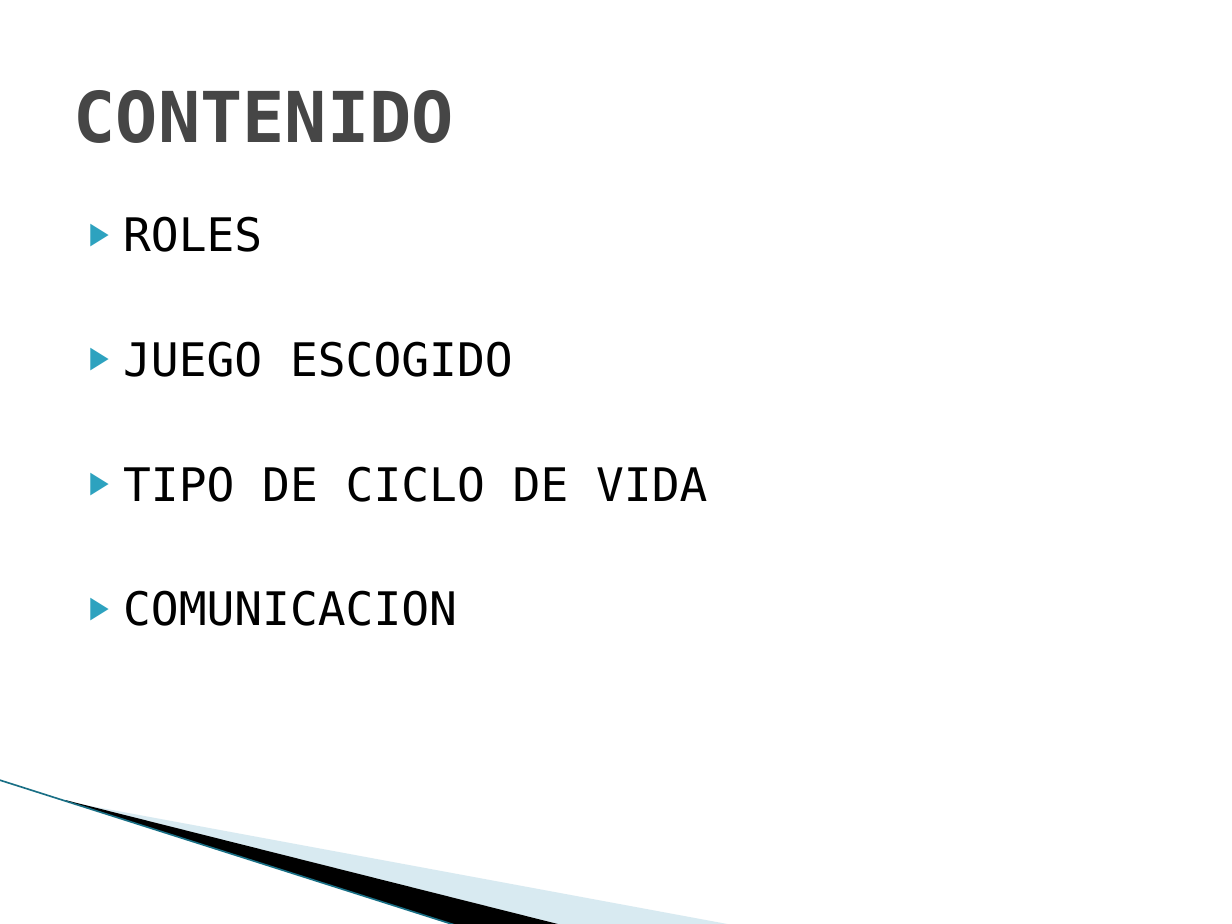
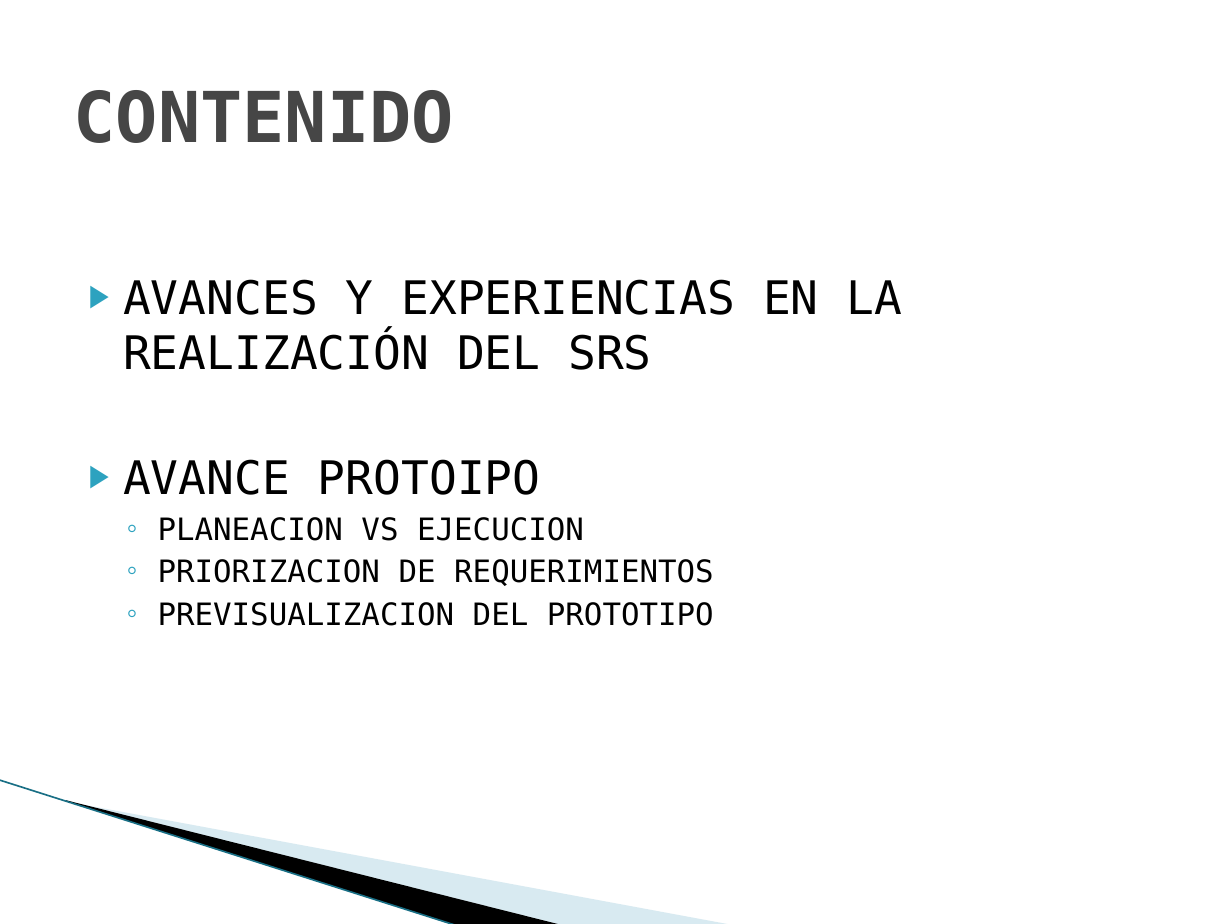
Before and after one commit to gtjemwa/ka2-proyect, a slide deck: slide 2 of Presentación Skysolution entrega 1.pptx. Drawn at 1232x924 pixels with LibreOffice and Linux fonts; fonts in the diff are those of the drawing; background and template pictures are left out. Boxes give left, top, right and bottom in pixels: in the first picture for what was removed or moved away, otherwise in the second. Text is boxed around its words. In the diff, an @@ line names an element or a change of style, - is before the commit and + after.

```diff
--- a/Presentación Skysolution entrega 1.pptx
+++ b/Presentación Skysolution entrega 1.pptx
@@ text at <box>123,279,903,626</box>: text changed; size 27 to 18 pt @@
-▶ ROLES
-▶ JUEGO ESCOGIDO
-▶ TIPO DE CICLO DE VIDA
-▶ COMUNICACION
+▶ AVANCES Y EXPERIENCIAS EN LA REALIZACIÓN DEL SRS
+▶ AVANCE PROTOIPO
+  ◦ PLANEACION VS EJECUCION
+  ◦ PRIORIZACION DE REQUERIMIENTOS
+  ◦ PREVISUALIZACION DEL PROTOTIPO
```
Also in this commit, not shown: 1 other slide changed, 11 slides added, 6 slides removed, 3 other files.
